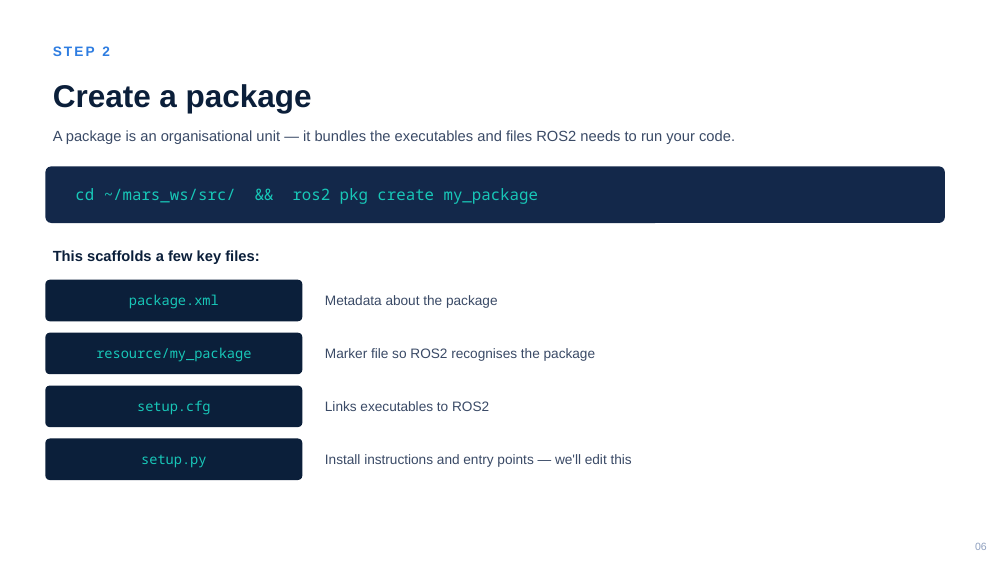
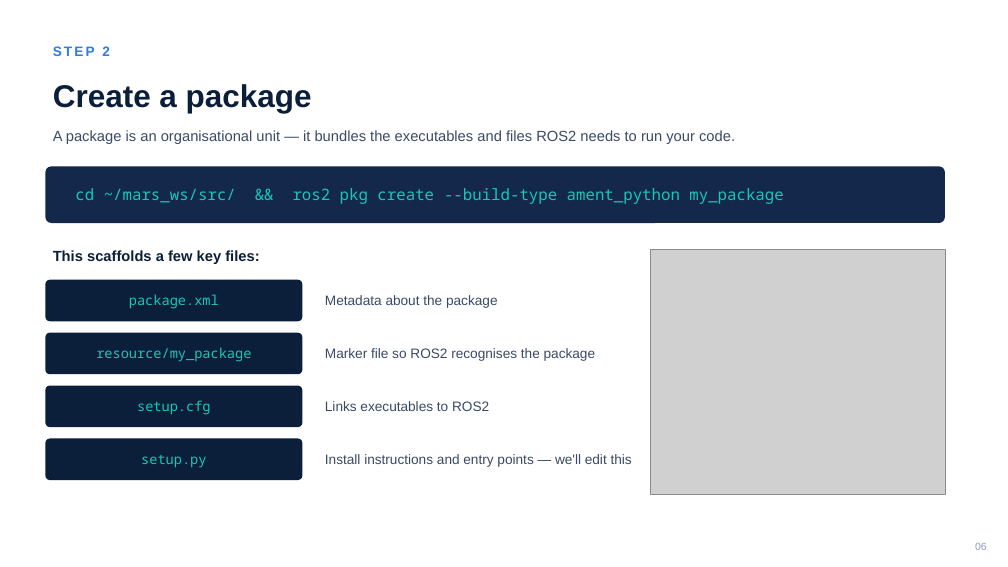
Before and after one commit to uqmars/workshop-resources, a slide deck: slide 6 of ROS2/ROS2_TurtleBot_Gazebo_Workshop.pptx. Drawn at 1008x567 pixels with LibreOffice and Linux fonts; fonts in the diff are those of the drawing; grey boxes stand for pictures. Boxes give left, top, right and bottom in pixels: in the first picture for what was removed or moved away, otherwise in the second. Text is boxed around its words. In the diff, an @@ line names an element or a change of style, - is before the commit and + after.

```diff
--- a/ROS2/ROS2_TurtleBot_Gazebo_Workshop.pptx
+++ b/ROS2/ROS2_TurtleBot_Gazebo_Workshop.pptx
@@ text at (75,188,783,204): text changed @@
-cd ~/mars_ws/src/ && ros2 pkg create my_package
+cd ~/mars_ws/src/ && ros2 pkg create --build-type ament_python my_package
@@ picture added at (651,250,945,494) @@
```
Also in this commit, not shown: 9 other slides changed.
